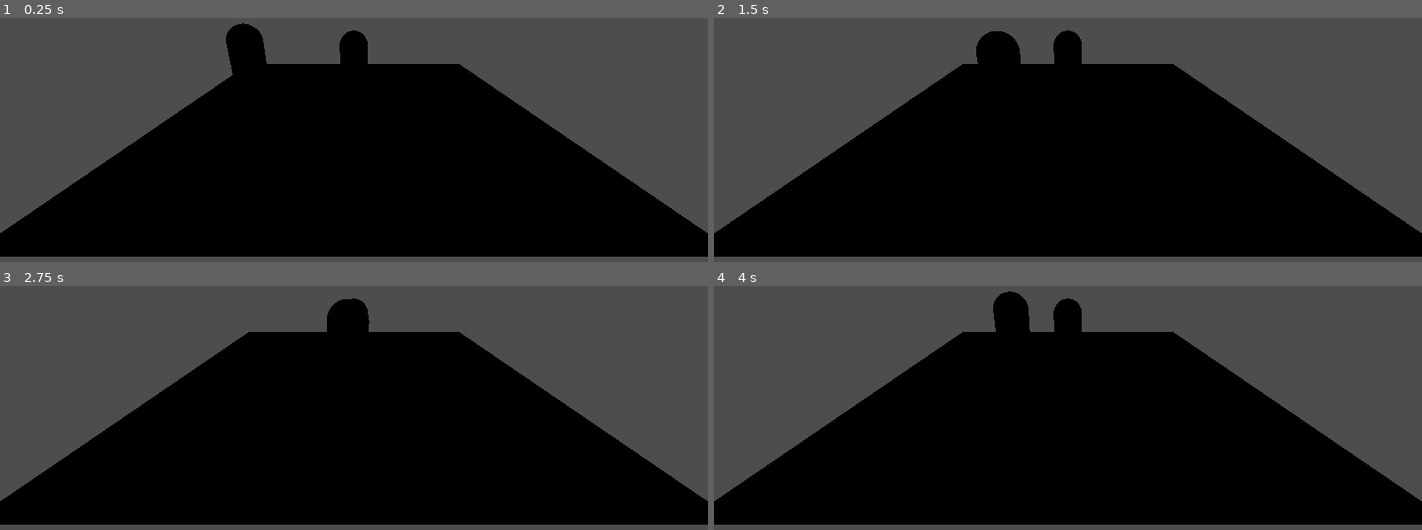
Above: before the commit, frames 1-4 (two rows, left to right).
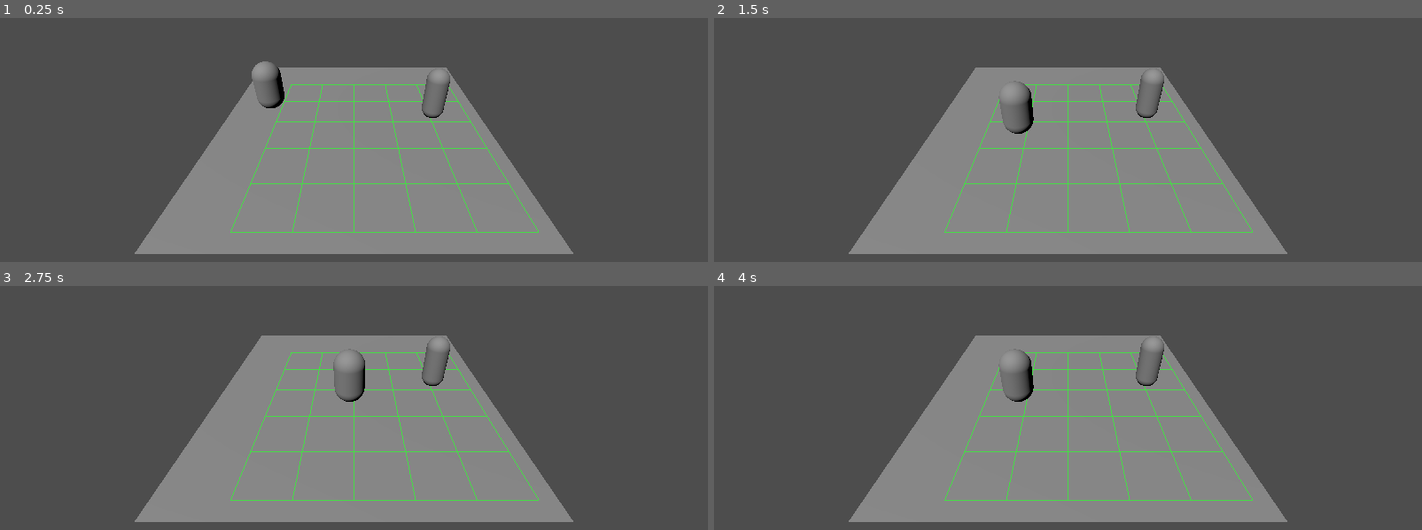
Above: after the commit, the same moments.

Repository: austinkylescott/Ringcycle
Game: Godot game, scene res://scenes/tests/CombatSandbox.tscn
The game is run twice, just before and just after one commit, with the same random seed, the same clock (stepped at 60 frames per second) and the same inputs. This scene is started directly instead of the project's main scene.
Inputs:
- Up to frame 1 (0.25 s): no input
- Up to frame 2 (1.5 s): tap Enter at 0.5 s; hold Right (ui_right) 0.53-1.28 s; tap Space at 1.25 s; hold Down (ui_down) from 1.28 s (still down)
- Up to frame 3 (2.75 s): tap Enter at 2 s; release Down (ui_down) at 2.03 s; hold Right (ui_right) from 2.03 s (still down)
- Up to frame 4 (4 s): tap Space at 2.75 s; release Right (ui_right) at 2.78 s; hold Up (ui_up) 2.78-3.53 s; tap Enter at 3.5 s; hold Left (ui_left) from 3.53 s (still down)

The runs differ from the first frame. In frame 1, 56% of the frame differs, in the area x 0-100%, y 2-98%; in frame 2, 56%; in frame 3, 55%; in frame 4, 56%.

Commit message:
Initial combat setup and grid debugging

Diff:
--- a/scenes/tests/CombatSandbox.tscn
+++ b/scenes/tests/CombatSandbox.tscn
@@ -3,6 +3,7 @@
 [ext_resource type="Script" uid="uid://buvwekl6uq6o8" path="res://scripts/combat/Grid5x5.gd" id="1_70bs8"]
 [ext_resource type="Script" uid="uid://dakskgdessm8y" path="res://scripts/combat/Fighter.gd" id="2_2dre8"]
 [ext_resource type="Script" uid="uid://dlwnsa8a7cpij" path="res://scripts/combat/CombatManager.gd" id="3_2dre8"]
+[ext_resource type="Script" path="res://scripts/combat/GridDebug.gd" id="4_7q63f"]
 
 [sub_resource type="PlaneMesh" id="PlaneMesh_ounsp"]
 size = Vector2(10, 10)
@@ -21,6 +22,9 @@
 [node name="Grid5x5" type="Node" parent="." unique_id=1906682496]
 script = ExtResource("1_70bs8")
 metadata/_custom_type_script = "uid://buvwekl6uq6o8"
+
+[node name="GridDebug" type="MeshInstance3D" parent="." unique_id=2107553739]
+script = ExtResource("4_7q63f")
 
 [node name="Arena" type="Node3D" parent="." unique_id=1448747321]
 
@@ -50,8 +54,12 @@
 
 [node name="CameraRig" type="Node3D" parent="." unique_id=634930935]
 
+[node name="DirectionalLight3D" type="DirectionalLight3D" parent="CameraRig" unique_id=1707644661]
+rotation_degrees = Vector3(-55, -30, 0)
+light_intensity_lux = 10000.0
+
 [node name="Camera3D" type="Camera3D" parent="CameraRig" unique_id=765365461]
-transform = Transform3D(1, 0, 0, 0, 0.9049014, 0.4256214, 0, -0.4256214, 0.9049014, 0, 3.0907593, 7.2424316)
+transform = Transform3D(1, 0, 0, 0, 0.819152, 0.573576, 0, -0.573576, 0.819152, 0, 6, 8)
 
 [node name="CombatSandboxManager" type="Node" parent="." unique_id=1199320957]
 script = ExtResource("3_2dre8")
--- a/scripts/combat/CombatManager.gd
+++ b/scripts/combat/CombatManager.gd
@@ -19,7 +19,11 @@
 	grid.origin = Vector3(-grid.cell_size * (grid.width - 1) / 2.0, 0, -grid.cell_size * (grid.height - 1) / 2.0)
 
 	player.set_cell(Vector2i(1, 2), grid)
-	enemy.set_cell(Vector2i(1, 2), grid)
+	enemy.set_cell(Vector2i(3, 2), grid)
+
+	var grid_debug := get_node_or_null("../GridDebug")
+	if grid_debug and grid_debug.has_method("refresh"):
+		grid_debug.refresh(grid)
 
 func _process(delta: float) -> void:
 	player.tick_cd(delta)
--- /dev/null
+++ b/scripts/combat/GridDebug.gd
@@ -0,0 +1,37 @@
+extends MeshInstance3D
+class_name GridDebug
+
+@export var line_height: float = 0.02
+@export var line_color: Color = Color(0.25, 0.9, 0.25, 0.9)
+
+func refresh(grid: Grid5x5) -> void:
+	# Build a simple line mesh that outlines each grid cell so you can see movement.
+	if grid == null:
+		mesh = null
+		return
+
+	var im := ImmediateMesh.new()
+	var mat := StandardMaterial3D.new()
+	mat.shading_mode = BaseMaterial3D.SHADING_MODE_UNSHADED
+	mat.transparency = BaseMaterial3D.TRANSPARENCY_ALPHA
+	mat.albedo_color = line_color
+
+	im.surface_begin(Mesh.PRIMITIVE_LINES, mat)
+
+	var start := grid.origin
+	var cell := grid.cell_size
+	var width_world := float(grid.width) * cell
+	var height_world := float(grid.height) * cell
+
+	for x in range(grid.width + 1):
+		var wx := start.x + x * cell
+		im.surface_add_vertex(Vector3(wx, line_height, start.z))
+		im.surface_add_vertex(Vector3(wx, line_height, start.z + height_world))
+
+	for y in range(grid.height + 1):
+		var wz := start.z + y * cell
+		im.surface_add_vertex(Vector3(start.x, line_height, wz))
+		im.surface_add_vertex(Vector3(start.x + width_world, line_height, wz))
+
+	im.surface_end()
+	mesh = im
Not shown, added: scripts/combat/GridDebug.gd.uid
